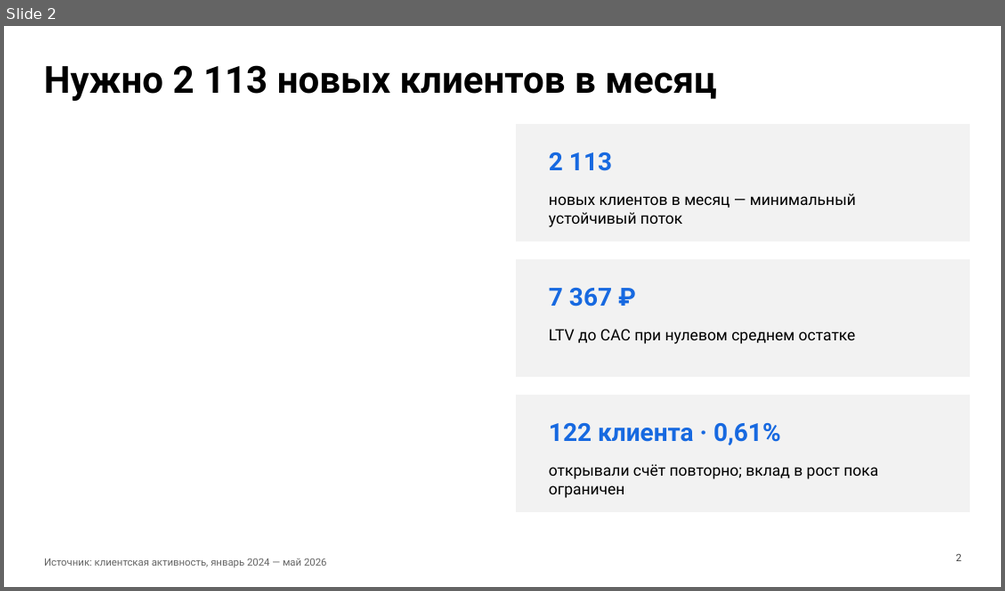
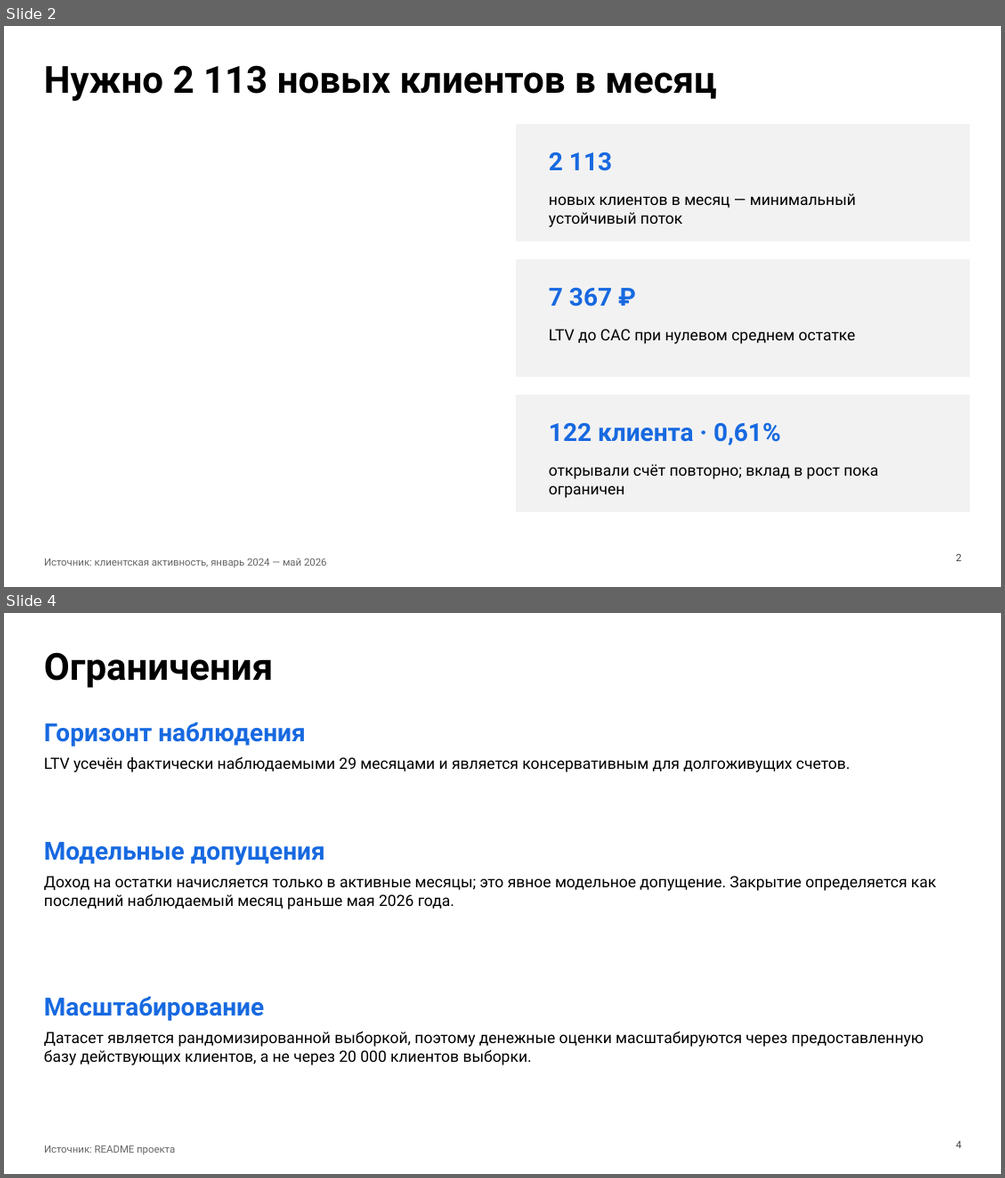
Before and after one commit to alexsoldatova/bank-roi-tableau-dashboard, a slide deck: outputs/bank_roi_presentation_ru.pptx. Shown one above the other, each under a label of ours: slide 2 before the commit, slides 2 and 4 after it; the slides between them are not shown. The pictures are 1005x591 and 1005x1178 pixels, drawn with LibreOffice and Linux fonts; fonts in the diff are those of the drawing. Boxes give left, top, right and bottom in pixels: in the first picture for what was removed or moved away, otherwise in the second. Text is boxed around its words. In the diff, an @@ line names an element or a change of style, - is before the commit and + after.

Commit message:
Replace README slides with text-only version

```diff
--- a/outputs/bank_roi_presentation_ru.pptx
+++ b/outputs/bank_roi_presentation_ru.pptx
@@ slide 4 added at (4, 613, 1001, 1174), background #FFFFFF @@
@@ text added at (44, 652, 273, 688), 36 pt, text #000000, bold @@
+Ограничения
@@ text added at (44, 722, 305, 747), 24 pt, text #1769E0, bold @@
+Горизонт наблюдения
@@ text added at (44, 756, 850, 772), 15 pt, text #000000 @@
+LTV усечён фактически наблюдаемыми 29 месяцами и является консервативным для долгоживущих счетов.
@@ text added at (44, 842, 325, 865), 24 pt, text #1769E0, bold @@
+Модельные допущения
@@ text added at (44, 876, 936, 909), 15 pt, text #000000 @@
+Доход на остатки начисляется только в активные месяцы; это явное модельное допущение. Закрытие определяется как последний наблюдаемый месяц раньше мая 2026 года.
@@ text added at (44, 996, 264, 1021), 24 pt, text #1769E0, bold @@
+Масштабирование
@@ text added at (44, 1030, 924, 1065), 15 pt, text #000000 @@
+Датасет является рандомизированной выборкой, поэтому денежные оценки масштабируются через предоставленную базу действующих клиентов, а не через 20 000 клиентов выборки.
@@ text added at (44, 1145, 175, 1154), 9.8 pt, text #666666 @@
+Источник: README проекта
@@ text added at (955, 1141, 961, 1148), 9.8 pt, text #444444 @@
+4
```
Also in this commit, not shown: 1 other slide added, 2 slides removed.
